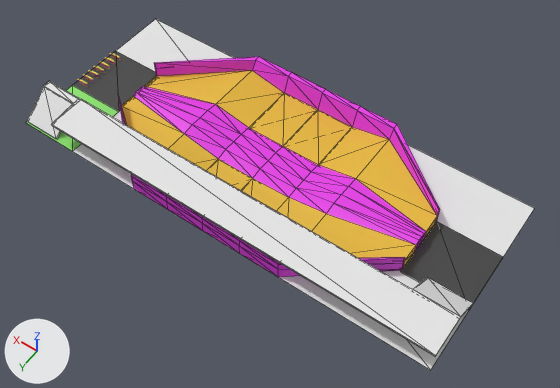
A saved change to the glTF model models/floor.glb.
Camera for both pictures: a 50 mm camera at (-126.5, 70.2, 138.9) aimed at (-66.6, -13.6, 7.2). The axes (+X, +Y, +Z) are drawn at lower left. The lights are the same throughout. Mesh edges are drawn as thin lines on the coarser meshes. Objects named as collision shapes, trigger or cutter boxes, shadow casters or lower levels of detail are left out. Where no turn or scale is listed for an object, it has been applied to the vertices.

The first picture shows 'Plane', 'Plane.001', 'Plane.002', 'Plane.003', 'course', 'ramp', 'ramp.001', 'spectator_platform'.
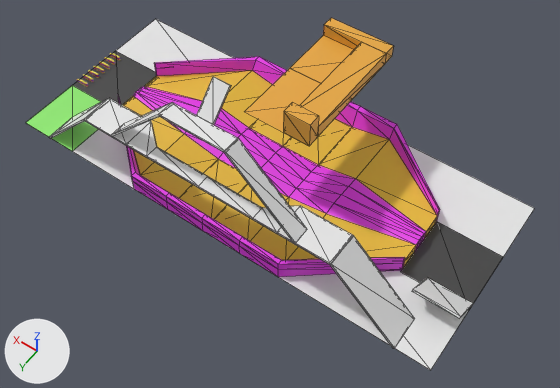
Where the change shows, as pixel boxes (x1, y1, x2, y2) in the pictures (560 x 388 px):
'spectator_platform', deleted
    before: (43, 81, 461, 357)
'course01', added (orange)
    after: (245, 18, 393, 146)
'spectator_l1_platform', added
    after: (84, 98, 353, 265)
'ramp_rear', added
    after: (330, 235, 415, 348)
'ramp_rear_l2', added
    after: (225, 138, 307, 243)
'spectator_l2_platform', added
    after: (158, 102, 238, 153)
'ramp.001', deleted
    before: (27, 87, 73, 139)
'ramp_top', added
    after: (197, 77, 231, 124)
'ramp_front_l2', added
    after: (111, 102, 172, 137)
'ramp_front', added
    after: (49, 99, 107, 138)
'Plane.001', unchanged, uncovered by the edit
    before: (26, 85, 119, 151)
    after: (26, 85, 101, 151)

The change, as a diff of the scene's bpy script:
```diff
--- a/models/floor.glb.py
+++ b/models/floor.glb.py
@@ me_cube_042 @@
+me_cube_042.from_pydata([(16.0, 0.0, 16.0), (16.4, 0.0, 15.7), (0.4, 0.0, -0.4), (0.0, 0.0, 0.0), (16.0, -4.0, 16.0), (16.4, -4.0, 15.7), (0.0, -4.0, 0.0), (0.4, -4.0, -0.4)], [], [(0, 1, 2), (0, 2, 3), (4, 5, 1), (4, 1, 0), (6, 7, 5), (6, 5, 4), (3, 2, 7), (3, 7, 6), (2, 1, 5), (2, 5, 7), (6, 4, 0), (6, 0, 3)])
@@ me_cube_040 @@
+me_cube_040.from_pydata([(-16.0, -4.0, 16.0), (-16.4, -4.0, 15.7), (-0.4, -4.0, -0.4), (0.0, -4.0, 0.0), (-16.0, 0.0, 16.0), (-16.4, 0.0, 15.7), (0.0, 0.0, 0.0), (-0.4, 0.0, -0.4)], [], [(0, 1, 2), (0, 2, 3), (4, 5, 1), (4, 1, 0), (6, 7, 5), (6, 5, 4), (3, 2, 7), (3, 7, 6), (2, 1, 5), (2, 5, 7), (6, 4, 0), (6, 0, 3)])
@@ me_cube_038 @@
+me_cube_038.from_pydata([(4.0, -5.66, 5.66), (4.0, -6.01, 5.3), (4.0, -0.35, -0.35), (4.0, 0.0, 0.0), (0.0, -5.66, 5.66), (0.0, -6.01, 5.3), (0.0, 0.0, 0.0), (0.0, -0.35, -0.35)], [], [(0, 1, 2), (0, 2, 3), (4, 5, 1), (4, 1, 0), (6, 7, 5), (6, 5, 4), (3, 2, 7), (3, 7, 6), (2, 1, 5), (2, 5, 7), (6, 4, 0), (6, 0, 3)])
@@ me_cube_032 @@
+me_cube_032.from_pydata([(16.0, 0.0, 16.0), (16.4, 0.0, 15.7), (0.4, 0.0, -0.4), (0.0, 0.0, 0.0), (16.0, -8.0, 16.0), (16.4, -8.0, 15.7), (0.0, -8.0, 0.0), (0.4, -8.0, -0.4)], [], [(0, 1, 2), (0, 2, 3), (4, 5, 1), (4, 1, 0), (6, 7, 5), (6, 5, 4), (3, 2, 7), (3, 7, 6), (2, 1, 5), (2, 5, 7), (6, 4, 0), (6, 0, 3)])
@@ me_cube_031 @@
+me_cube_031.from_pydata([(-16.0, -8.0, 16.0), (-16.4, -8.0, 15.7), (-0.4, -8.0, -0.4), (0.0, -8.0, 0.0), (-16.0, 0.0, 16.0), (-16.4, 0.0, 15.7), (0.0, 0.0, 0.0), (-0.4, 0.0, -0.4)], [], [(0, 1, 2), (0, 2, 3), (4, 5, 1), (4, 1, 0), (6, 7, 5), (6, 5, 4), (3, 2, 7), (3, 7, 6), (2, 1, 5), (2, 5, 7), (6, 4, 0), (6, 0, 3)])
@@ me_cube_025_1 @@
+me_cube_025_1.from_pydata([(-16.0, 0.0, 0.0), (-16.0, 0.0, -0.5), (-16.0, -4.0, -0.5), (-16.0, -4.0, 0.0), (0.0, -4.0, -0.5), (0.0, -4.0, 0.0), (0.0, 0.0, 0.0), (0.0, 0.0, -0.5)], [], [(0, 1, 2), (0, 2, 3), (3, 2, 4), (3, 4, 5), (5, 6, 0), (5, 0, 3), (2, 1, 7), (2, 7, 4), (6, 7, 1), (6, 1, 0)])
@@ ob_spectator_platform @@
-ob_spectator_platform = bpy.data.objects.new('spectator_platform', me_cube_025)
@@ ob_ramp_001 @@
-ob_ramp_001 = bpy.data.objects.new('ramp.001', me_cube_027)
@@ ob_ramp_rear_l2 @@
+ob_ramp_rear_l2 = bpy.data.objects.new('ramp_rear_l2', me_cube_042)
+ob_ramp_rear_l2.location = (-80.0, 0.0, 16.0)
@@ ob_ramp_front_l2 @@
+ob_ramp_front_l2 = bpy.data.objects.new('ramp_front_l2', me_cube_040)
+ob_ramp_front_l2.location = (-32.0, 0.0, 16.0)
@@ ob_ramp_top @@
+ob_ramp_top = bpy.data.objects.new('ramp_top', me_cube_038)
+ob_ramp_top.location = (-58.0, -4.0, 32.0)
@@ ob_spectator_l1_platform @@
+ob_spectator_l1_platform = bpy.data.objects.new('spectator_l1_platform', me_cube_034)  # 28 vertices, 50 faces; spans x -64.0..0.0, y -8.0..0.0, z -0.5..0.0
+ob_spectator_l1_platform.location = (-24.0, 0.0, 16.0)
@@ ob_ramp_rear @@
+ob_ramp_rear = bpy.data.objects.new('ramp_rear', me_cube_032)
+ob_ramp_rear.location = (-104.0, 0.0, 0.0)
@@ ob_ramp_front @@
+ob_ramp_front = bpy.data.objects.new('ramp_front', me_cube_031)
+ob_ramp_front.location = (-8.0, 0.0, 0.0)
@@ ob_spectator_l2_platform @@
+ob_spectator_l2_platform = bpy.data.objects.new('spectator_l2_platform', me_cube_025_1)
+ob_spectator_l2_platform.location = (-48.0, 0.0, 32.0)
@@ ob_course01 @@
+ob_course01 = bpy.data.objects.new('course01', me_plane_010)  # 31 vertices, 38 faces; spans x -16.0..0.0, y -32.0..0.0, z 0.0..6.0; in mat_material_016 (orange #e7a83f)
+ob_course01.location = (-56.0, -16.0, 24.0)
```
